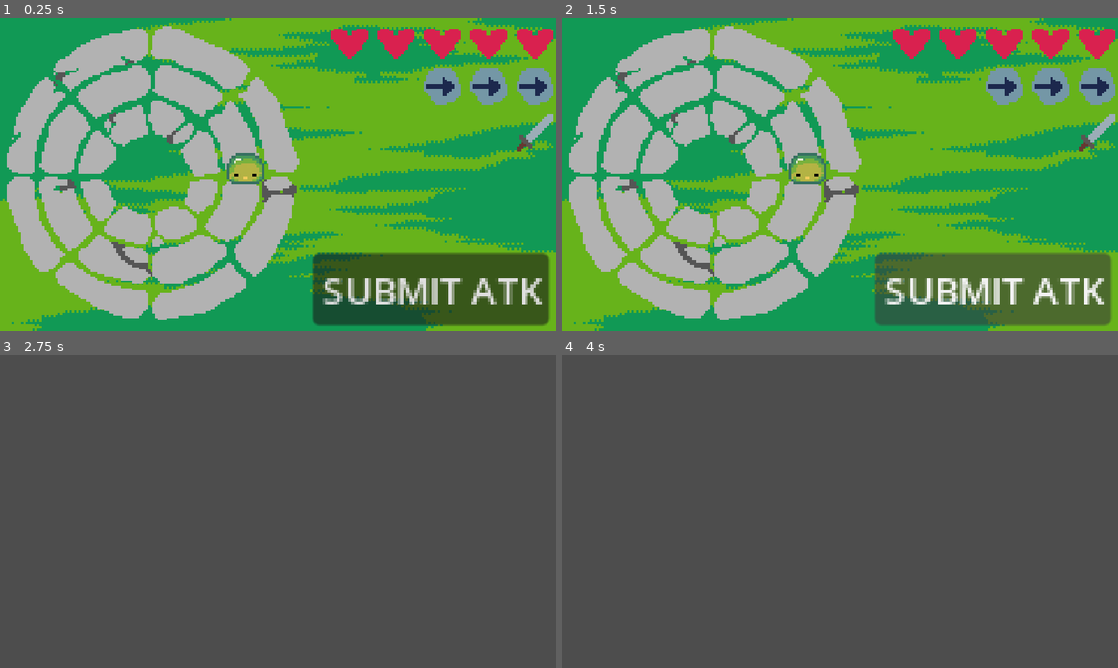
Above: before the commit, frames 1-4 (two rows, left to right).
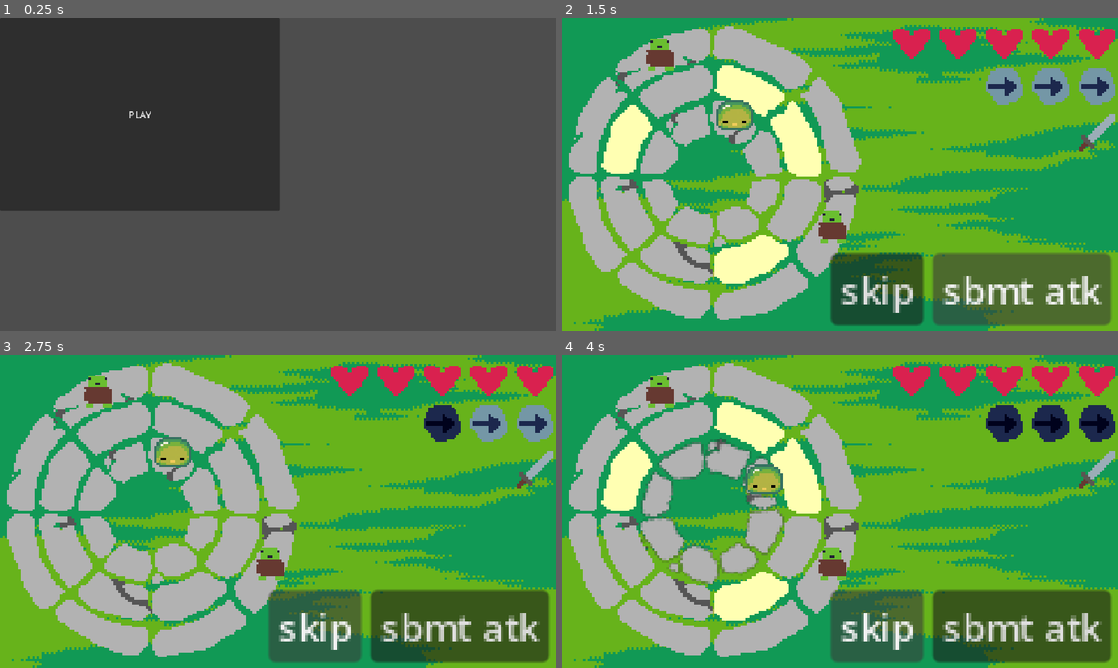
Above: after the commit, the same moments.

Repository: theophylaktos/sanocho-ygda-jam-2026
Game: Godot game, scene res://main_menu/main_menu.tscn
The game is run twice, just before and just after one commit, with the same random seed, the same clock (stepped at 60 frames per second) and the same inputs. Before the commit the project starts from res://main/main.tscn.
Inputs (mouse positions are in pixels of both pictures, inside the frame that each line leads up to):
- Up to frame 1 (0.25 s): no input
- Up to frame 2 (1.5 s): click "SUBMIT ATK" (after the commit: "PLAY") at 0.5 s; click "SUBMIT ATK" (after the commit: "sbmt atk") at 1.25 s
- Up to frame 3 (2.75 s): click (316, 624) at 2 s, where only the run after the commit has a clickable "skip"
- Up to frame 4 (4 s): click (878, 624) at 2.75 s, where only the run after the commit has a clickable "skip"; tap Enter (start) at 3.5, 3.6 s; hold D (ring_right) from 3.53 s (still down); tap R (toggle) at 3.8 s

The runs differ from the first frame. In frame 1, 100% of the frame differs, in the area x 0-100%, y 0-100%; in frame 2, 12%; in frame 3, 99%; in frame 4, 99%.

Commit message:
main menhu

Diff:
--- a/enemies/enemy.gd
+++ b/enemies/enemy.gd
@@ -13,14 +13,6 @@
 		if new_value < 0:
 			new_value = 8 + new_value
 		degree = new_value % 8
-# Called when the node enters the scene tree for the first time.
-func _ready() -> void:
-	pass # Replace with function body.
-
-
-# Called every frame. 'delta' is the elapsed time since the previous frame.
-func _process(_delta: float) -> void:
-	pass
 
 func highlight_attack():
 	for attack in attacks["attack"]:
--- a/globals/game_state/game_state.gd
+++ b/globals/game_state/game_state.gd
@@ -23,7 +23,6 @@
 signal health_left_changed
 @export var health_left = 5:
 	set(new_value):
-		print("where")
 		health_left = new_value
 		health_left_changed.emit()
 
--- a/globals/round_manager/round_manager.gd
+++ b/globals/round_manager/round_manager.gd
@@ -7,6 +7,9 @@
 @export var current_phase = ""
 
 @export var starting_position: Vector2i = Vector2i(2, 6)
+
+func change_scene_to_menu():
+	get_tree().change_scene_to_file("uid://clc5dgdphsk57")
 
 func change_scene_to_main():
 	get_tree().change_scene_to_file("uid://j0l0agjlk84b")
--- a/main/main.gd
+++ b/main/main.gd
@@ -2,10 +2,4 @@
 
 func _ready() -> void:
 	GameState.enemies_folder = $Enemies
-	await get_tree().create_timer(7).timeout
-	#for i in range(0,3):
-		#for j in range(0,8):
-			#GameState.toggle_segment(i,j)
-			#await get_tree().create_timer(0.5).timeout
-			#GameState.toggle_segment(i,j)
-	#GameState.rotate_ring(1, $Level.ring_one, 2, 2)
+	RoundManager.start_round()
--- a/main/main.tscn
+++ b/main/main.tscn
@@ -134,10 +134,18 @@
 theme_override_constants/margin_right = 2
 theme_override_constants/margin_bottom = 2
 
-[node name="Button" type="Button" parent="UI/MarginContainer/RightSide/HBoxContainer/MarginContainer" unique_id=660376527]
+[node name="HBoxContainer" type="HBoxContainer" parent="UI/MarginContainer/RightSide/HBoxContainer/MarginContainer" unique_id=899507074]
 layout_mode = 2
-text = "SUBMIT ATK"
+
+[node name="SkipButton" type="Button" parent="UI/MarginContainer/RightSide/HBoxContainer/MarginContainer/HBoxContainer" unique_id=2138842112]
+layout_mode = 2
+text = "skip"
+
+[node name="SubmitButton" type="Button" parent="UI/MarginContainer/RightSide/HBoxContainer/MarginContainer/HBoxContainer" unique_id=660376527]
+layout_mode = 2
+text = "sbmt atk"
 
 [node name="Enemies" type="Node" parent="." unique_id=1213600632]
 
-[connection signal="pressed" from="UI/MarginContainer/RightSide/HBoxContainer/MarginContainer/Button" to="UI" method="_on_button_pressed"]
+[connection signal="pressed" from="UI/MarginContainer/RightSide/HBoxContainer/MarginContainer/HBoxContainer/SkipButton" to="UI" method="_on_skip_button_pressed"]
+[connection signal="pressed" from="UI/MarginContainer/RightSide/HBoxContainer/MarginContainer/HBoxContainer/SubmitButton" to="UI" method="_on_button_pressed"]
--- a/main/ui.gd
+++ b/main/ui.gd
@@ -57,15 +57,13 @@
 		%Attacks.add_child(attack)
 
 func _change_health_left():
-	print(GameState.health_left)
-	print(GameState.max_health)
 	if GameState.health_left == GameState.max_health:
 		for child in %Health.get_children():
 			child.texture = health_icon
 	if GameState.health_left < GameState.max_health:
 		%Health.get_child(GameState.max_health - GameState.health_left - 1).texture = health_icon_used
 	if GameState.health_left == 0:
-		print("u died")
+		RoundManager.change_scene_to_menu()
 
 func _change_max_health():
 	for node in %Health.get_children():
@@ -78,3 +76,8 @@
 
 func _on_button_pressed() -> void:
 	GameState.attacks_left -= 1
+
+
+func _on_skip_button_pressed() -> void:
+	if GameState.moves_left > 0:
+		GameState.moves_left -= 1
--- /dev/null
+++ b/main_menu/main_menu.gd
@@ -0,0 +1,15 @@
+extends Control
+
+
+# Called when the node enters the scene tree for the first time.
+func _ready() -> void:
+	pass # Replace with function body.
+
+
+# Called every frame. 'delta' is the elapsed time since the previous frame.
+func _process(delta: float) -> void:
+	pass
+
+
+func _on_button_pressed() -> void:
+	RoundManager.change_scene_to_main()
--- /dev/null
+++ b/main_menu/main_menu.tscn
@@ -0,0 +1,20 @@
+[gd_scene format=3 uid="uid://clc5dgdphsk57"]
+
+[ext_resource type="Script" uid="uid://bvs544ki7vv48" path="res://main_menu/main_menu.gd" id="1_oa53l"]
+
+[node name="MainMenu" type="Control" unique_id=1458588434]
+layout_mode = 3
+anchors_preset = 15
+anchor_right = 1.0
+anchor_bottom = 1.0
+grow_horizontal = 2
+grow_vertical = 2
+script = ExtResource("1_oa53l")
+
+[node name="Button" type="Button" parent="." unique_id=88246534]
+layout_mode = 0
+offset_right = 483.0
+offset_bottom = 333.0
+text = "PLAY"
+
+[connection signal="pressed" from="Button" to="." method="_on_button_pressed"]
--- a/player/player.gd
+++ b/player/player.gd
@@ -21,9 +21,6 @@
 	GameState.player = self
 
 func _process(_delta: float) -> void:
-	if Input.is_action_just_pressed("start"):
-		RoundManager.start_round()
-
 	if Input.is_action_just_pressed("location"):
 		print(GameState.object_locations)
 
--- a/project.godot
+++ b/project.godot
@@ -11,7 +11,7 @@
 [application]
 
 config/name="sanocho-ygda-jam-2026"
-run/main_scene="uid://j0l0agjlk84b"
+run/main_scene="uid://clc5dgdphsk57"
 config/features=PackedStringArray("4.7", "Forward Plus")
 config/icon="uid://0vsqr3hn4yi7"
 
Not shown, added: main_menu/main_menu.gd.uid
